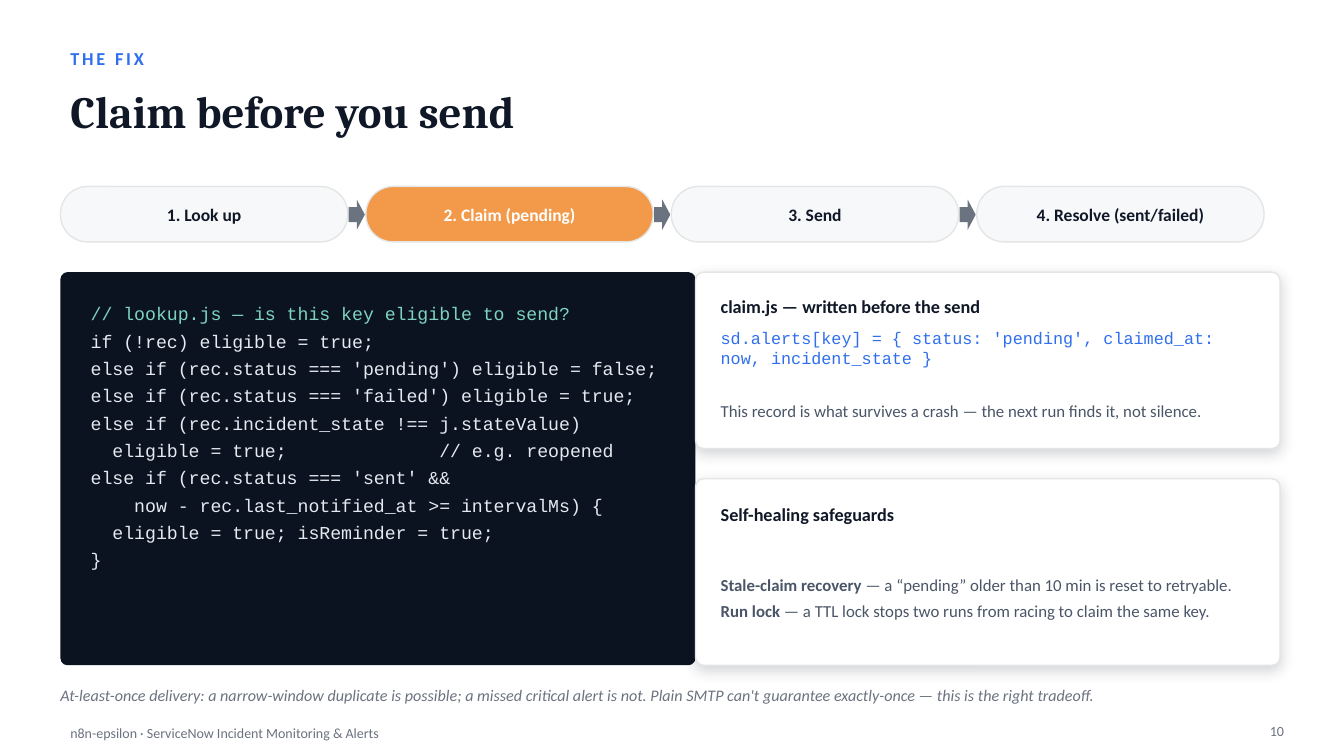
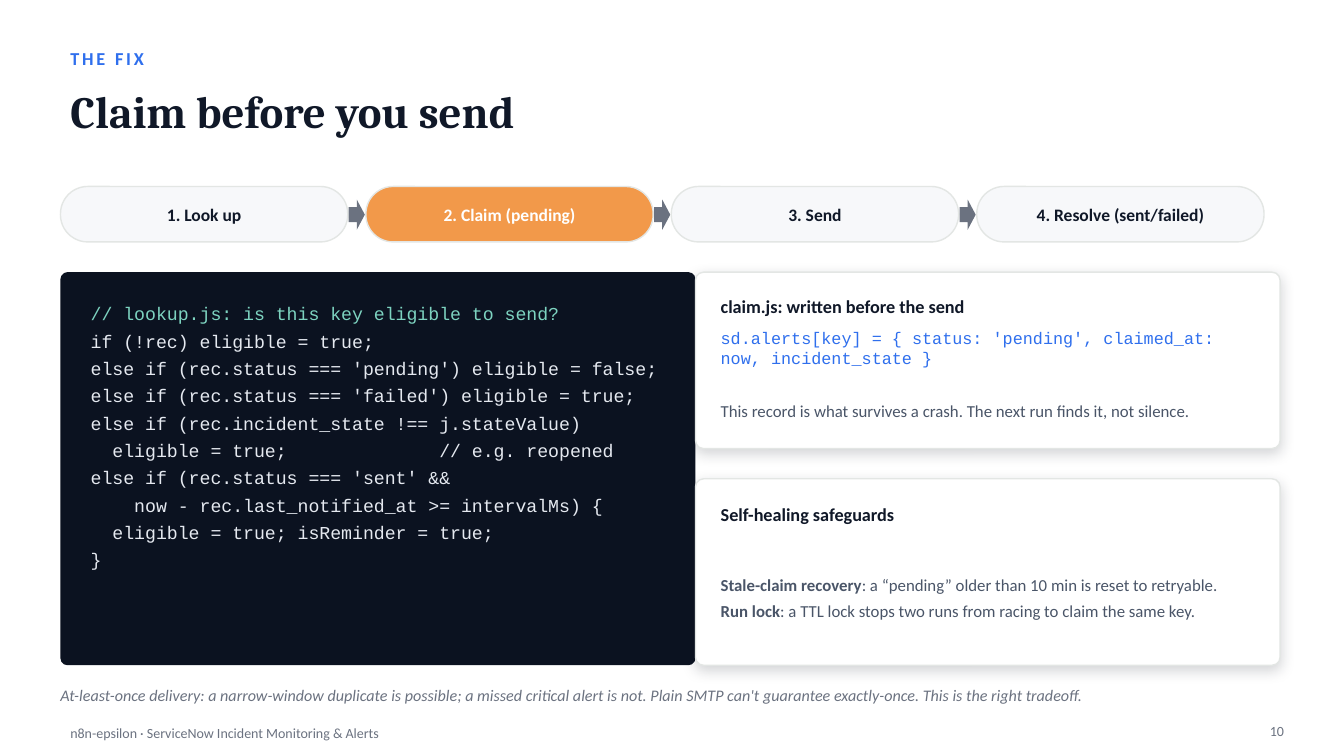
Before and after one commit to Chethan616/n8n-epsilon, a slide deck: slide 10 of n8n-epsilon-detailed.pptx. Drawn at 1344x756 pixels with LibreOffice and Linux fonts; fonts in the diff are those of the drawing. Boxes give left, top, right and bottom in pixels: in the first picture for what was removed or moved away, otherwise in the second. Text is boxed around its words. In the diff, an @@ line names an element or a change of style, - is before the commit and + after.

Commit message:
Revise deck: natural phrasing, README-accurate architecture diagram
- removed em dashes throughout, rewrote around them
- architecture slide now mirrors the README's Mermaid flowchart
  (Evaluate Rules / Already Notified? decision branches, Skip,
  dashed dedup lookup into the Alert State Store) instead of the
  earlier simplified linear box diagram
- removed per-person task attribution from the repo slide and
  dropped the status/next-steps slide until the new ServiceNow
  instance is live

```diff
--- a/n8n-epsilon-detailed.pptx
+++ b/n8n-epsilon-detailed.pptx
@@ text at (123, 308, 560, 324): text changed @@
-// lookup.js — is this key eligible to send?
+// lookup.js: is this key eligible to send?
@@ text at (721, 300, 965, 316): text changed @@
-claim.js — written before the send
+claim.js: written before the send
@@ text at (721, 405, 1189, 419): text changed @@
-This record is what survives a crash — the next run finds it, not silence.
+This record is what survives a crash. The next run finds it, not silence.
@@ text at (721, 579, 1217, 620): text changed @@
-• Stale-claim recovery — a “pending” older than 10 min is reset to retryable.
-• Run lock — a TTL lock stops two runs from racing to claim the same key.
+• Stale-claim recovery: a “pending” older than 10 min is reset to retryable.
+• Run lock: a TTL lock stops two runs from racing to claim the same key.
@@ text at (60, 690, 1082, 704): text changed @@
-At-least-once delivery: a narrow-window duplicate is possible; a missed critical alert is not. Plain SMTP can't guarantee exactly-once — this is the right tradeoff.
+At-least-once delivery: a narrow-window duplicate is possible; a missed critical alert is not. Plain SMTP can't guarantee exactly-once. This is the right tradeoff.
```
Also in this commit, not shown: 13 other slides changed, 1 slide added, 2 slides removed.
